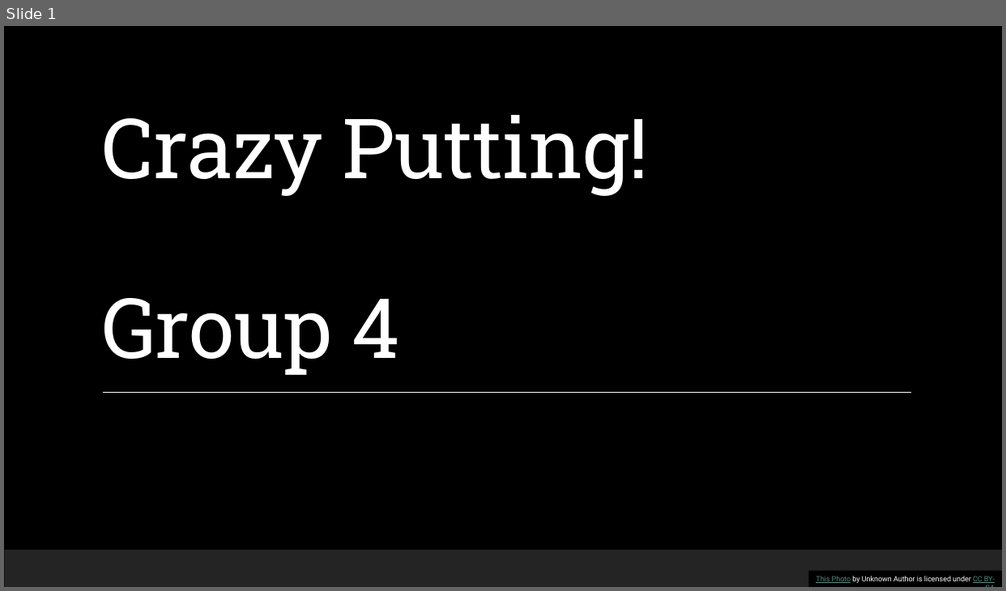
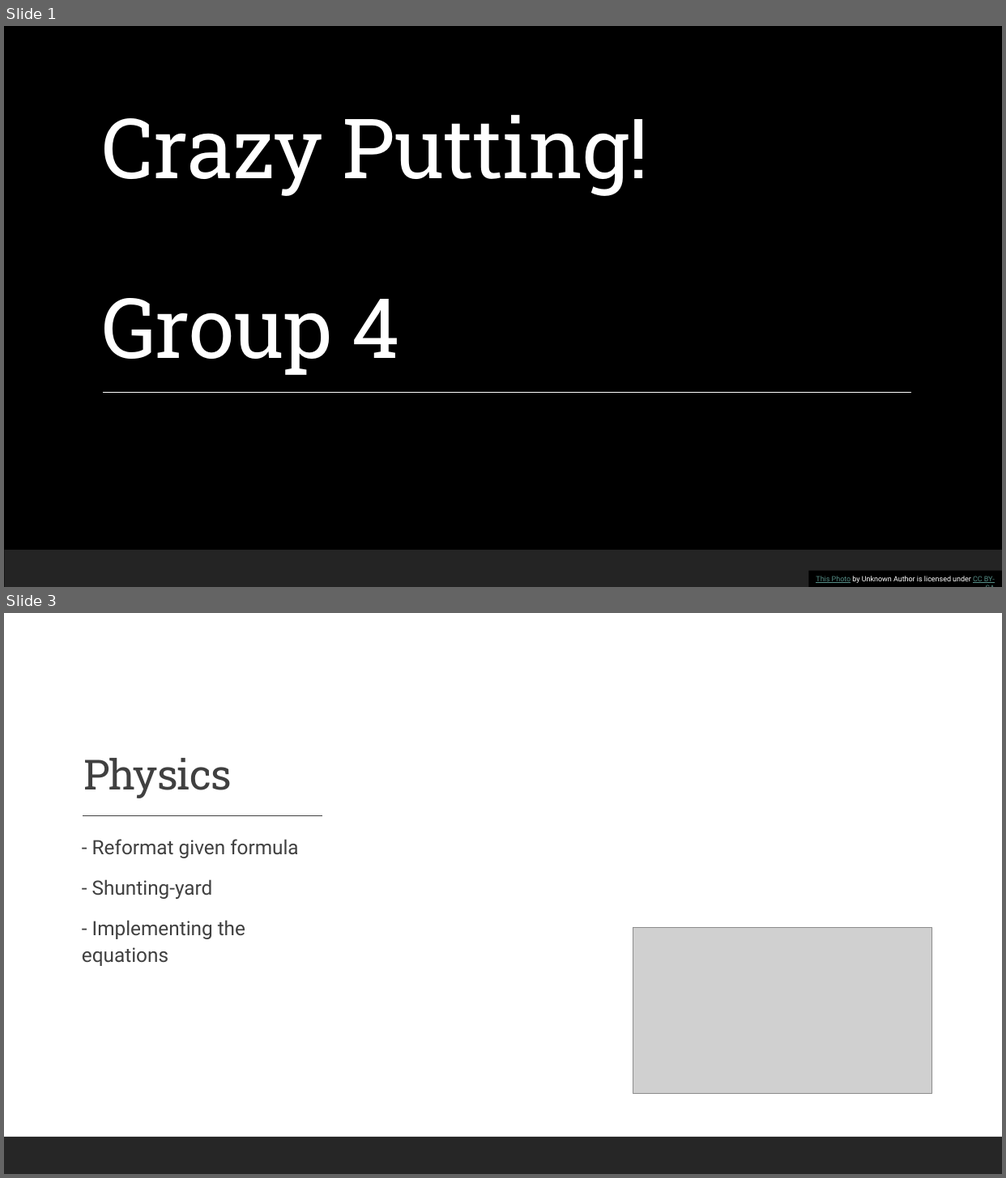
Before and after one commit to renesteeman/Project1-2_Group4, a slide deck: Crazy Putting Presentation.pptx. Shown one above the other, each under a label of ours: slide 1 before the commit, slides 1 and 3 after it; the slides between them are not shown. The pictures are 1006x591 and 1006x1178 pixels, drawn with LibreOffice and Linux fonts; fonts in the diff are those of the drawing; grey boxes stand for pictures; background and template pictures are left out. Boxes give left, top, right and bottom in pixels: in the first picture for what was removed or moved away, otherwise in the second. Text is boxed around its words. In the diff, an @@ line names an element or a change of style, - is before the commit and + after.

```diff
--- a/Crazy Putting Presentation.pptx
+++ b/Crazy Putting Presentation.pptx
@@ slide 3 added at (4,613,1002,1174), background #FFFFFF @@
@@ rectangle added at (4,613,1002,1174), fill #FFFFFF @@
@@ title added at (83,758,232,798), 40 pt, text #404040 @@
+Physics
@@ line added from (83, 815) to (322, 815), #404040 1 pt @@
@@ text added at (82,839,298,966), 19 pt, text #404040 @@
+  - Reformat given formula
+  - Shunting-yard
+  - Implementing the equations
@@ picture added at (633,927,931,1093) @@
@@ rectangle added at (4,1137,1002,1174), fill #262626 @@
```
Also in this commit, not shown: 1 slide changed, 4 other slides added, 3 slides removed.
